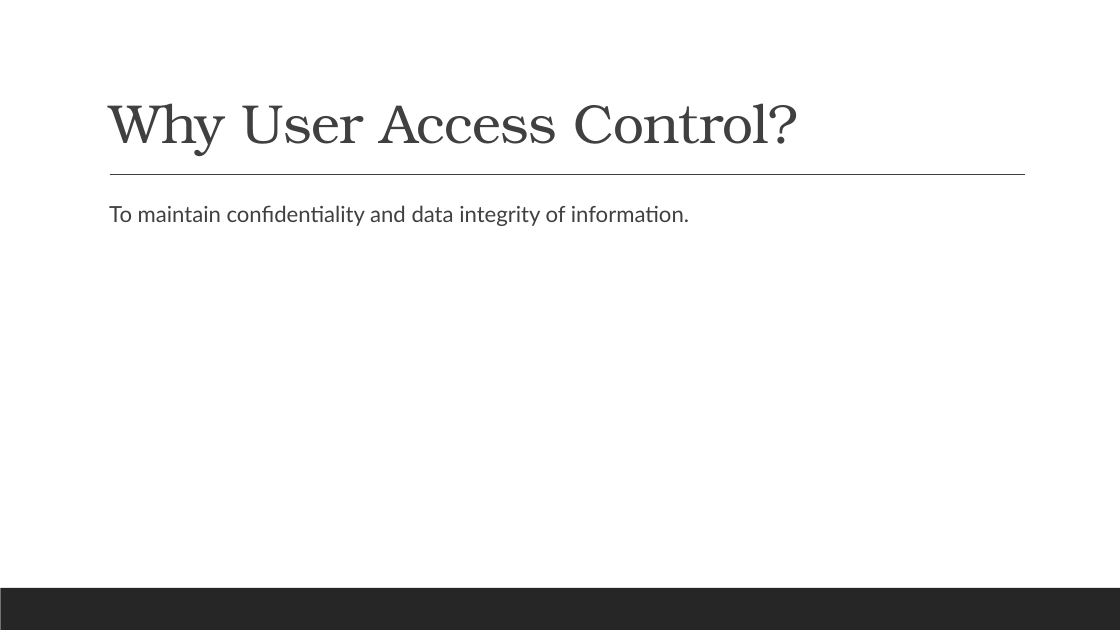
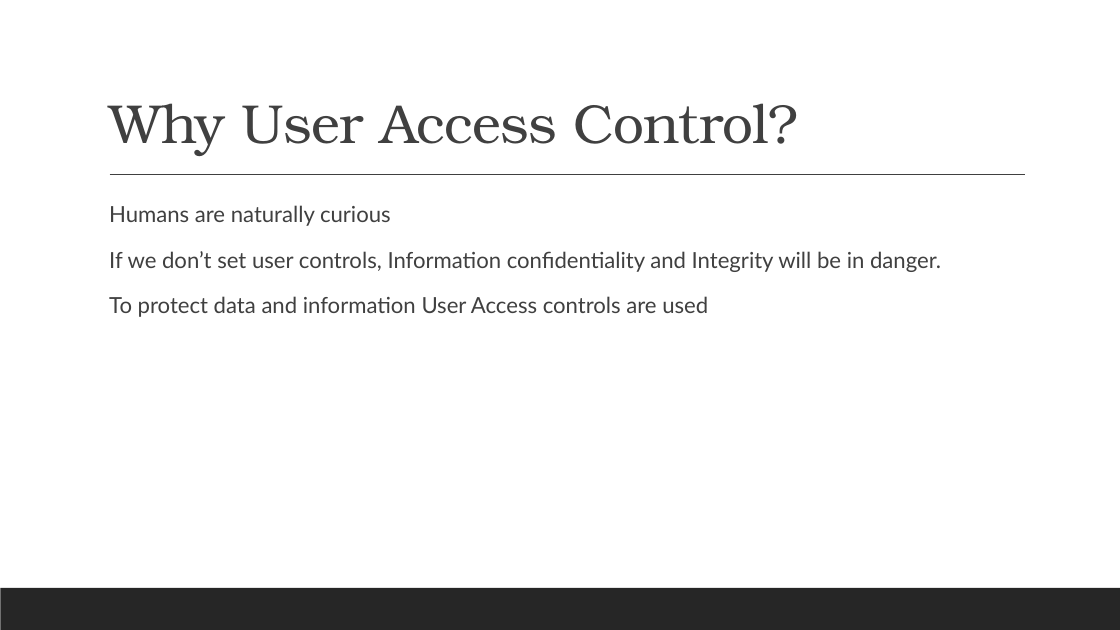
Before and after one commit to ronnie-1947/access-control-ppt, a slide deck: slide 38 of Access Control.pptx. Drawn at 1120x630 pixels with LibreOffice and Linux fonts; fonts in the diff are those of the drawing. Boxes give left, top, right and bottom in pixels: in the first picture for what was removed or moved away, otherwise in the second. Text is boxed around its words. In the diff, an @@ line names an element or a change of style, - is before the commit and + after.

```diff
--- a/Access Control.pptx
+++ b/Access Control.pptx
@@ text at (109, 205, 941, 317): text changed @@
-  To maintain confidentiality and data integrity of information.
+  Humans are naturally curious
+  If we don’t set user controls, Information confidentiality and Integrity will be in danger.
+  To protect data and information User Access controls are used
```
Also in this commit, not shown: 14 other slides changed, 9 slides added, 1 slide removed.
